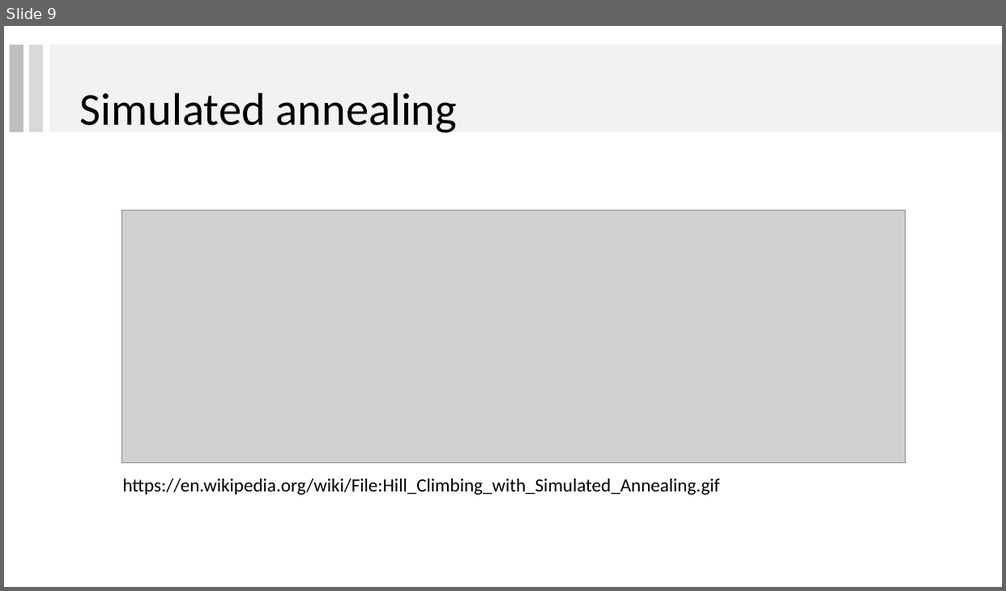
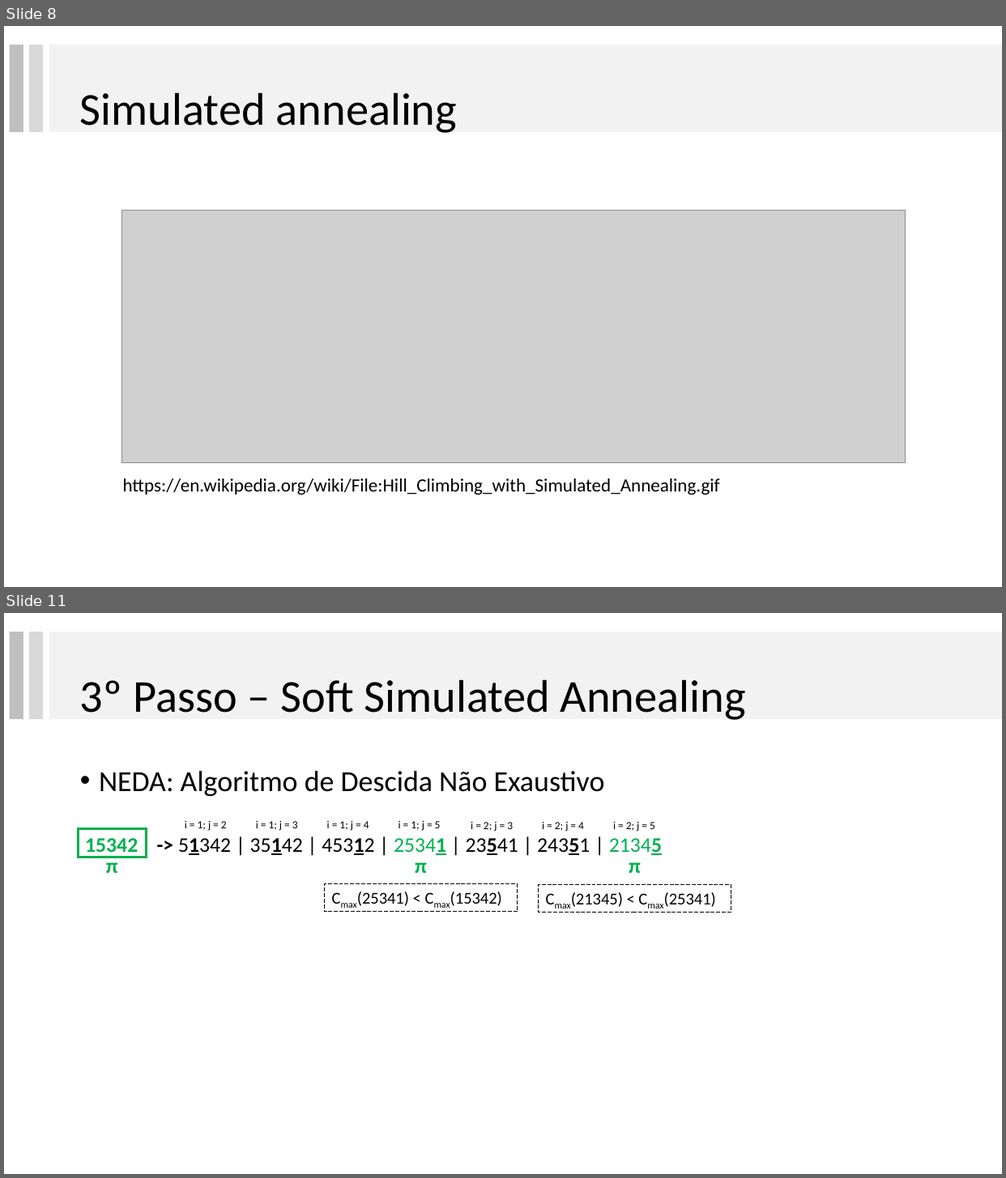
Before and after one commit to lpbiasoto/metaheuristicas, a slide deck: ApresentacaoRibas/apresentaçãoRibas_JHA.pptx. Shown one above the other, each under a label of ours: slide 9 before the commit, slides 8 and 11 after it; the slides between them are not shown. The pictures are 1006x591 and 1006x1178 pixels, drawn with LibreOffice and Linux fonts; fonts in the diff are those of the drawing; grey boxes stand for pictures. Boxes give left, top, right and bottom in pixels: in the first picture for what was removed or moved away, otherwise in the second. Text is boxed around its words. In the diff, an @@ line names an element or a change of style, - is before the commit and + after.

```diff
--- a/ApresentacaoRibas/apresentaçãoRibas_JHA.pptx
+++ b/ApresentacaoRibas/apresentaçãoRibas_JHA.pptx
@@ slide 11 added at box(4, 613, 1002, 1174), background #FFFFFF @@
@@ rectangle added at box(9, 632, 23, 719), fill #BFBFBF @@
@@ rectangle added at box(28, 632, 43, 719), fill #D9D9D9 @@
@@ rectangle added at box(49, 632, 1002, 719), fill #F2F2F2 @@
@@ title added at box(80, 679, 746, 720), 44 pt, text #000000 @@
+3º Passo – Soft Simulated Annealing
@@ text added at box(99, 771, 605, 796), 28 pt, text #000000 @@
+• NEDA: Algoritmo de Descida Não Exaustivo
@@ rectangle added at box(78, 828, 147, 857), outline #00B050 2.25 pt @@
@@ text added at box(185, 821, 227, 831), 10.5 pt, text #000000 @@
+i = 1; j = 2
@@ text added at box(256, 821, 298, 830), 10.5 pt, text #000000 @@
+i = 1; j = 3
@@ text added at box(327, 821, 369, 830), 10.5 pt, text #000000 @@
+i = 1; j = 4
@@ text added at box(398, 821, 441, 830), 10.5 pt, text #000000 @@
+i = 1; j = 5
@@ text added at box(471, 820, 513, 833), 10.5 pt, text #000000 @@
+i = 2; j = 3
@@ text added at box(542, 820, 584, 833), 10.5 pt, text #000000 @@
+i = 2; j = 4
@@ text added at box(613, 822, 655, 832), 10.5 pt, text #000000 @@
+i = 2; j = 5
@@ text added at box(85, 838, 662, 857), 20 pt, text #000000 @@
+15342 -> 51342 | 35142 | 45312 | 25341 | 23541 | 24351 | 21345
@@ text added at box(106, 856, 118, 873), 20 pt, text #00B050, bold @@
+π
@@ text added at box(415, 862, 427, 873), 20 pt, text #00B050, bold @@
+π
@@ text added at box(629, 862, 641, 873), 20 pt, text #00B050, bold @@
+π
@@ rectangle added at box(325, 884, 518, 912), outline #000000 0.75 pt dashed, 16 pt, text #000000 @@
+Cmax(25341) < Cmax(15342)
@@ rectangle added at box(539, 884, 731, 913), outline #000000 0.75 pt dashed, 16 pt, text #000000 @@
+Cmax(21345) < Cmax(25341)
@@ what was slide 9 is now slide 8 @@
```
Also in this commit, not shown: 10 slides changed, 24 other slides added, 4 slides removed.
